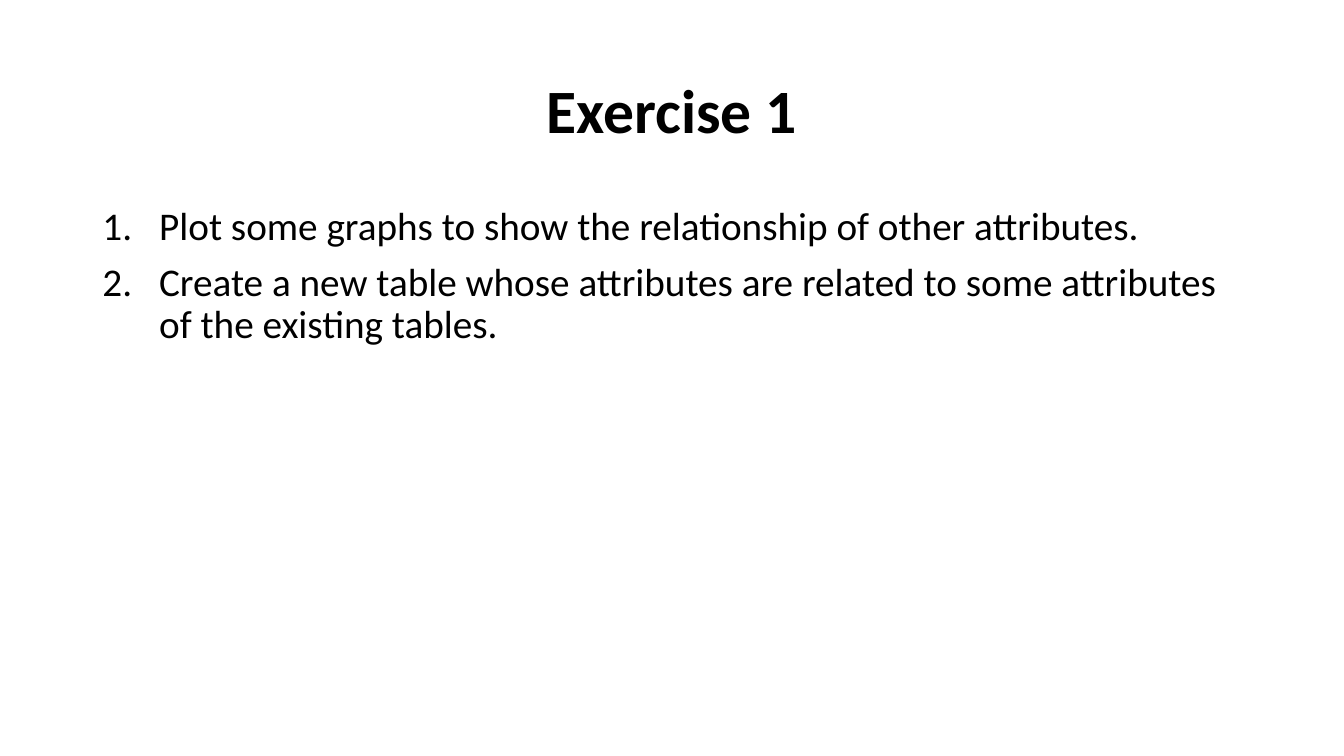
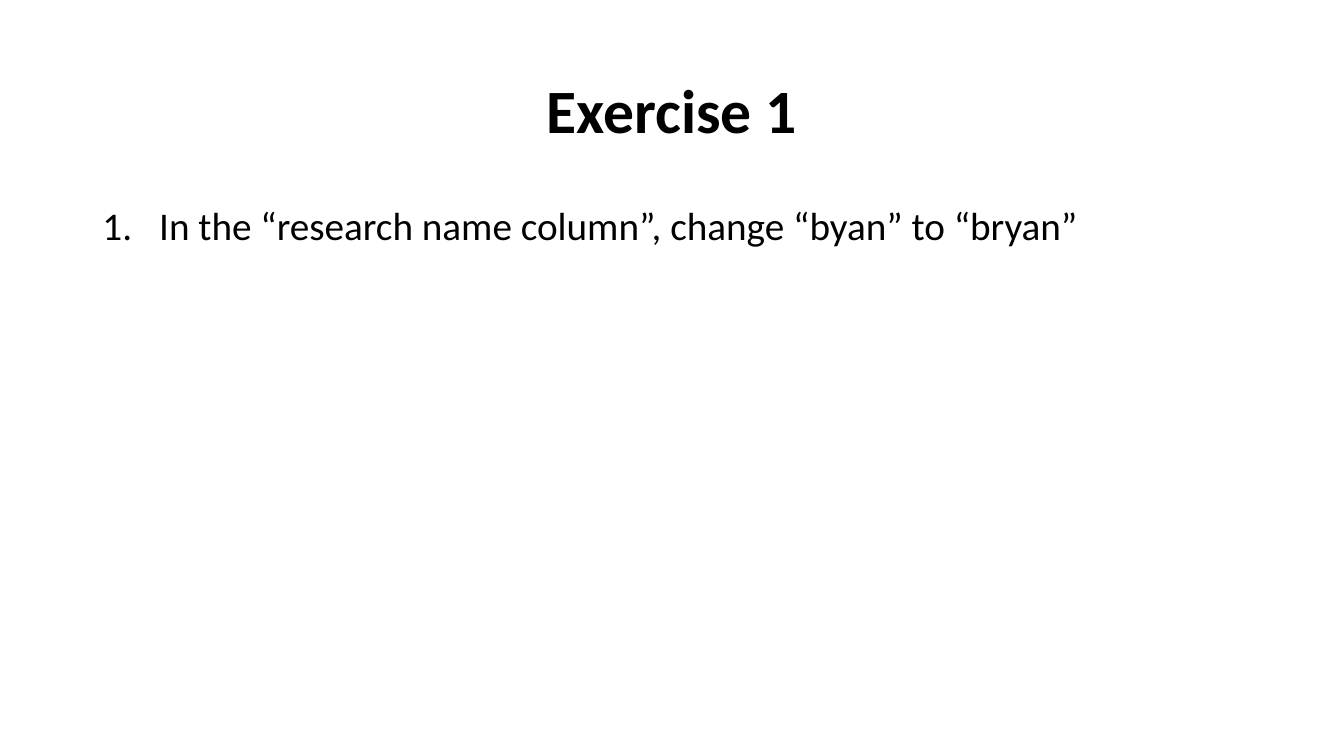
Before and after one commit to kimteespk/DADS5001-Data-Analytics-and-Data-Science-Tools-and-Programming, a slide deck: slide 13 of 12-PowerBI/DSTools-Power-BI.pptx (slide 11 before the commit). Drawn at 1344x756 pixels with LibreOffice and Linux fonts; fonts in the diff are those of the drawing. Boxes give left, top, right and bottom in pixels: in the first picture for what was removed or moved away, otherwise in the second. Text is boxed around its words. In the diff, an @@ line names an element or a change of style, - is before the commit and + after.

```diff
--- a/12-PowerBI/DSTools-Power-BI.pptx
+++ b/12-PowerBI/DSTools-Power-BI.pptx
@@ text at <box>159,212,1078,247</box>: text changed @@
-1. Plot some graphs to show the relationship of other attributes.
-2. Create a new table whose attributes are related to some attributes of the existing tables.
+1. In the “research name column”, change “byan” to “bryan”
```
Also in this commit, not shown: 7 other slides changed, 2 slides added.
